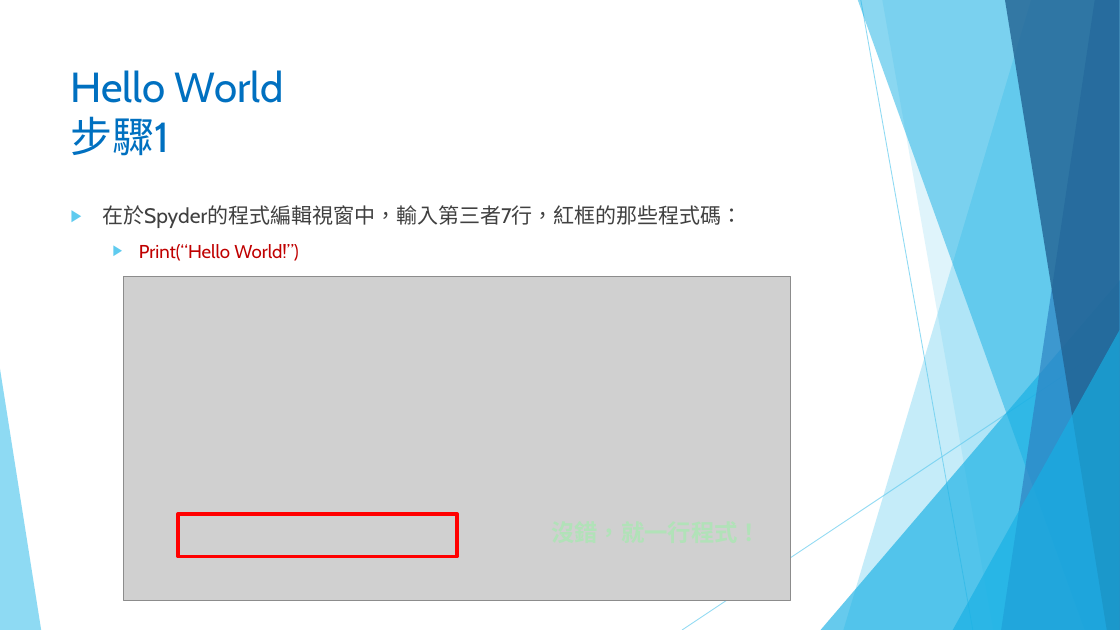
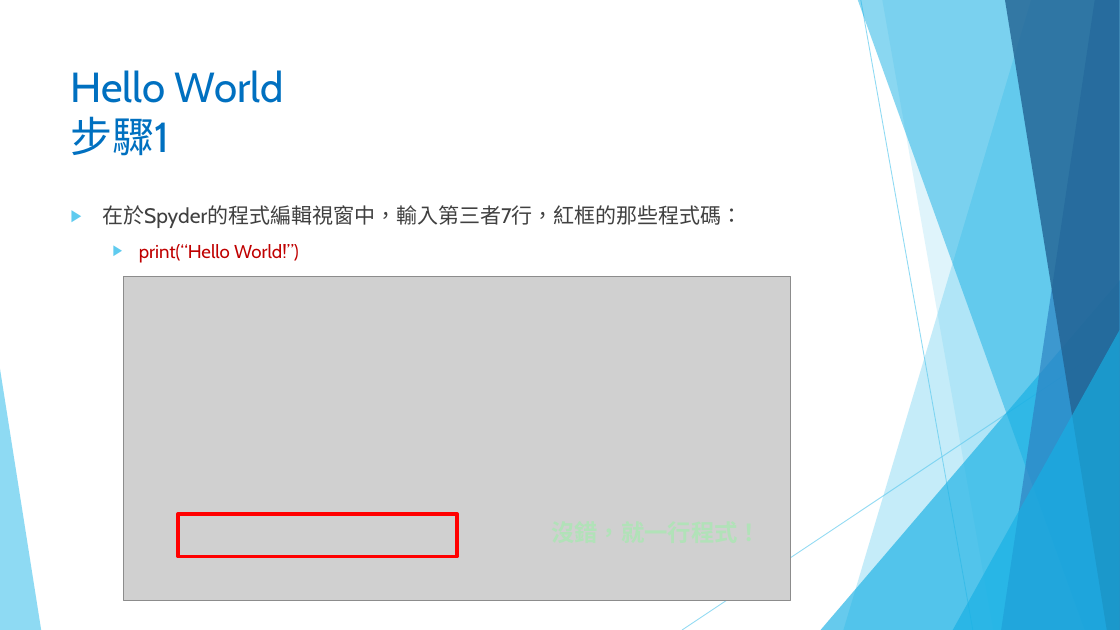
Before and after one commit to liulawsi/My_PPTs, a slide deck: slide 10 of LCC/Python/00_Spyder環境建置.pptx. Drawn at 1120x630 pixels with LibreOffice and Linux fonts; fonts in the diff are those of the drawing; grey boxes stand for pictures; background and template pictures are left out. Boxes give left, top, right and bottom in pixels: in the first picture for what was removed or moved away, otherwise in the second. Text is boxed around its words. In the diff, an @@ line names an element or a change of style, - is before the commit and + after.

```diff
--- a/LCC/Python/00_Spyder環境建置.pptx
+++ b/LCC/Python/00_Spyder環境建置.pptx
@@ text at box(139, 244, 299, 263): text changed @@
-  ▶ Print(“Hello World!”)
+  ▶ print(“Hello World!”)
```
Also in this commit, not shown: 7 other files.
